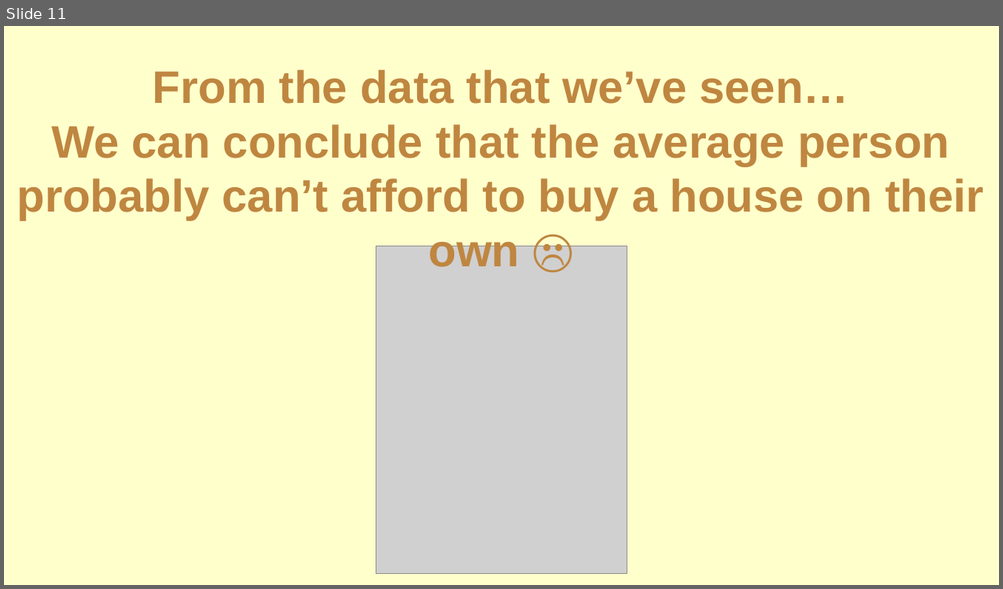
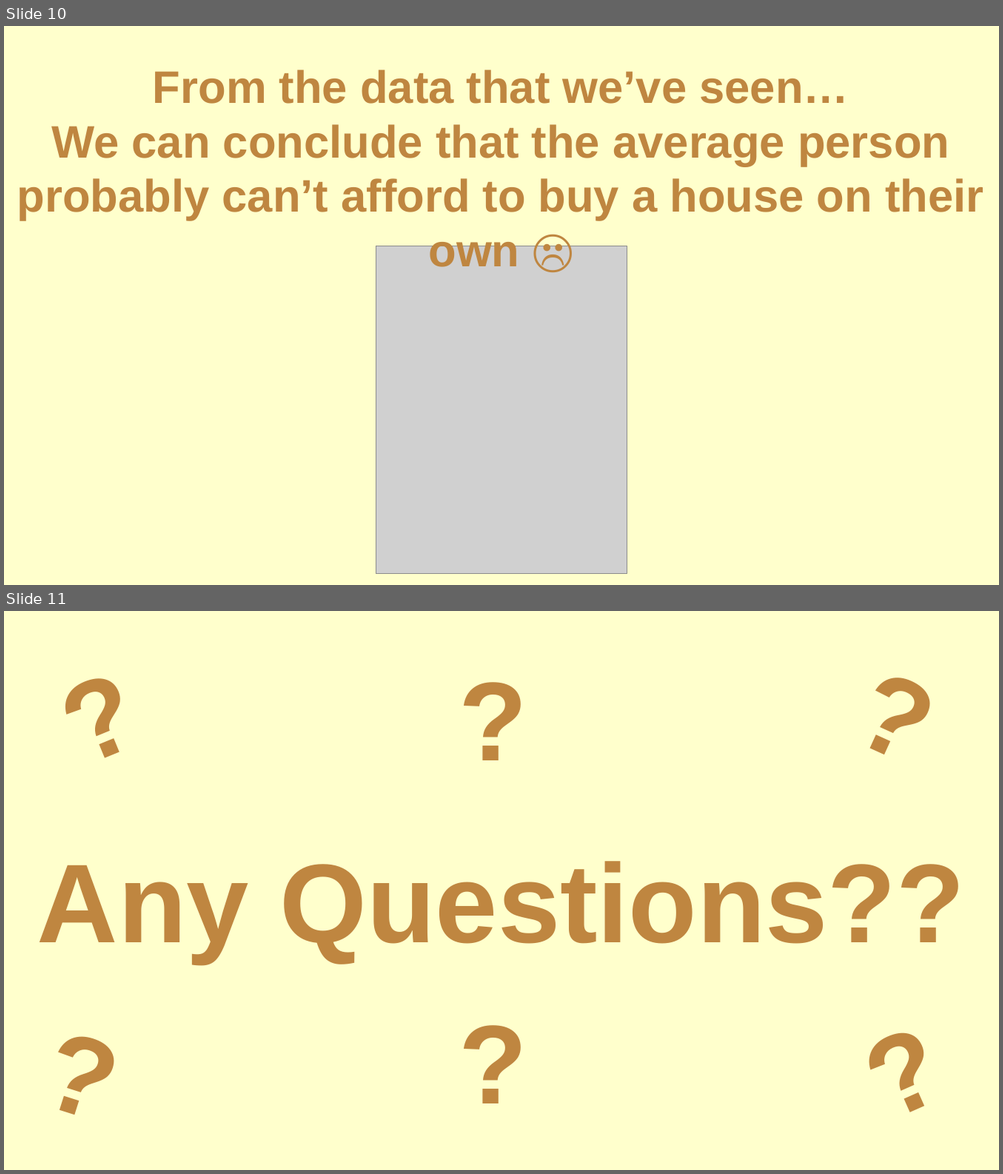
Before and after one commit to maria-akh/PythonProject_HomeAffordability, a slide deck: PresentationFinalReduced.pptx. Shown one above the other, each under a label of ours: slide 11 before the commit, slides 10 and 11 after it. The pictures are 1003x589 and 1003x1174 pixels, drawn with LibreOffice and Linux fonts; fonts in the diff are those of the drawing; grey boxes stand for pictures. Boxes give left, top, right and bottom in pixels: in the first picture for what was removed or moved away, otherwise in the second. Text is boxed around its words. In the diff, an @@ line names an element or a change of style, - is before the commit and + after.

```diff
--- a/PresentationFinalReduced.pptx
+++ b/PresentationFinalReduced.pptx
@@ slide 11 added at (x1=4, y1=611, x2=999, y2=1170), background #FFFFCC @@
@@ text added at (x1=17, y1=629, x2=181, y2=803), 108.2 pt, text none, bold @@
+?
@@ text added at (x1=813, y1=626, x2=980, y2=803), 108.2 pt, text none, bold @@
+?
@@ text added at (x1=434, y1=649, x2=553, y2=789), 108.2 pt, text none, bold @@
+?
@@ text added at (x1=37, y1=861, x2=965, y2=963), 108.2 pt, text none, bold @@
+Any Questions??
@@ text added at (x1=819, y1=982, x2=985, y2=1159), 108.2 pt, text none, bold @@
+?
@@ text added at (x1=4, y1=989, x2=160, y2=1159), 108.2 pt, text none, bold @@
+?
@@ text added at (x1=433, y1=992, x2=552, y2=1133), 108.2 pt, text none, bold @@
+?
@@ what was slide 11 is now slide 10 @@
```
Also in this commit, not shown: 1 slide changed, 1 slide removed.
